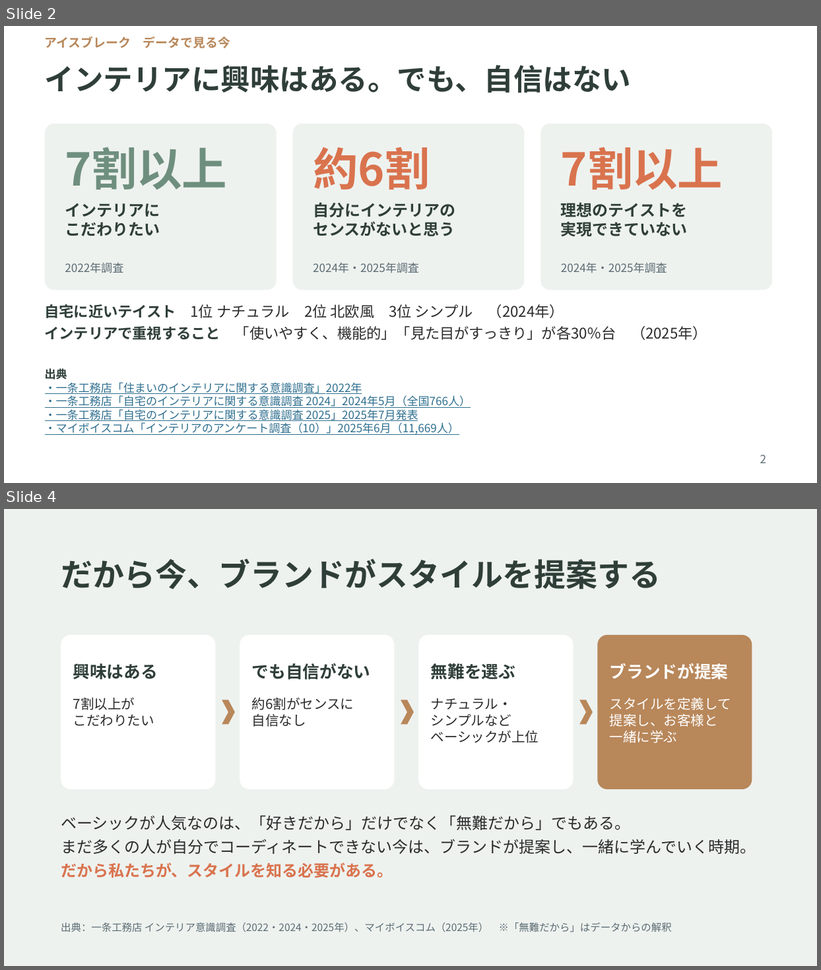
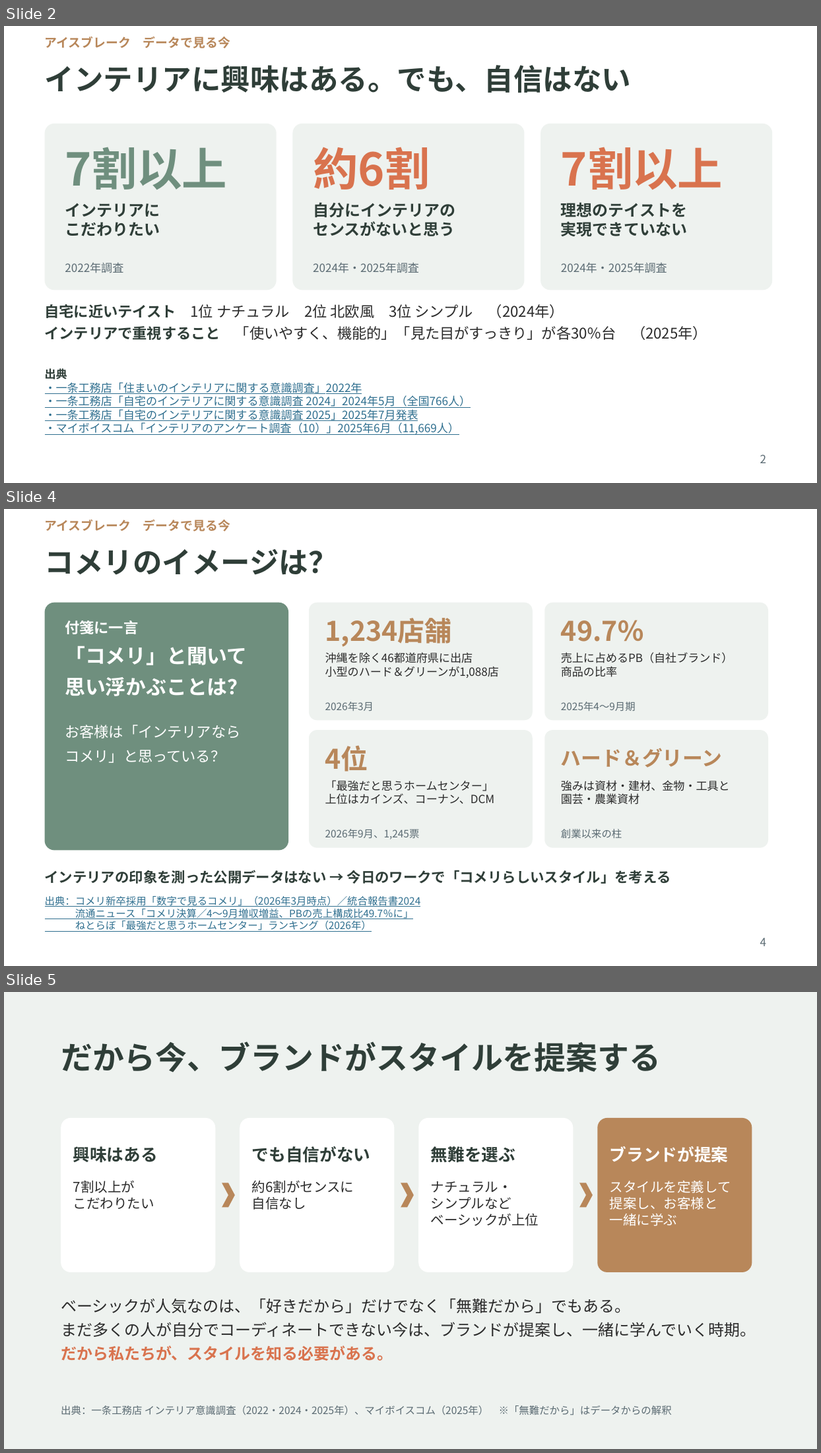
Before and after one commit to rietakenaho-creator/my-first-project_atinterior, a slide deck: workshop1_interior_style.pptx. Shown one above the other, each under a label of ours: slides 2 and 4 before the commit, slides 2, 4 and 5 after it; the slides between them are not shown. The pictures are 821x970 and 821x1453 pixels, drawn with LibreOffice and Linux fonts; fonts in the diff are those of the drawing. Boxes give left, top, right and bottom in pixels: in the first picture for what was removed or moved away, otherwise in the second. Text is boxed around its words. In the diff, an @@ line names an element or a change of style, - is before the commit and + after.

```diff
--- a/workshop1_interior_style.pptx
+++ b/workshop1_interior_style.pptx
@@ slide 4 added at bbox=[4, 509, 817, 966], background #FFFFFF @@
@@ text added at bbox=[45, 520, 230, 531], 11 pt, text #B8875A, bold @@
+アイスブレーク データで見る今
@@ title added at bbox=[45, 549, 338, 575], 26 pt, text #2F3E38, bold @@
+コメリのイメージは？
@@ rounded rectangle added at bbox=[45, 603, 288, 850], fill #6F8F7E @@
@@ rounded rectangle added at bbox=[309, 603, 533, 720], fill #EEF2EF @@
@@ rounded rectangle added at bbox=[545, 603, 768, 720], fill #EEF2EF @@
@@ text added at bbox=[65, 621, 248, 763], 13 pt, text #FFFFFF, bold @@
+付箋に一言
+「コメリ」と聞いて
+思い浮かぶことは？
+お客様は「インテリアなら
+コメリ」と思っている？
@@ text added at bbox=[325, 618, 452, 647], 24 pt, text #B8875A, bold @@
+1,234店舗
@@ text added at bbox=[561, 620, 645, 642], 24 pt, text #B8875A, bold @@
+49.7％
@@ text added at bbox=[325, 652, 499, 678], 10 pt, text #2B2B2B @@
+沖縄を除く46都道府県に出店
+小型のハード＆グリーンが1,088店
@@ text added at bbox=[561, 652, 733, 677], 10 pt, text #2B2B2B @@
+売上に占めるPB（自社ブランド）
+商品の比率
@@ text added at bbox=[325, 702, 374, 711], 9 pt, text #5B6B73 @@
+2026年3月
@@ text added at bbox=[561, 702, 636, 711], 9 pt, text #5B6B73 @@
+2025年4〜9月期
@@ rounded rectangle added at bbox=[309, 730, 533, 848], fill #EEF2EF @@
@@ text added at bbox=[325, 746, 368, 772], 24 pt, text #B8875A, bold @@
+4位
@@ rounded rectangle added at bbox=[545, 730, 768, 848], fill #EEF2EF @@
@@ text added at bbox=[561, 748, 723, 768], 18 pt, text #B8875A, bold @@
+ハード＆グリーン
@@ text added at bbox=[325, 780, 495, 805], 10 pt, text #2B2B2B @@
+「最強だと思うホームセンター」
+上位はカインズ、コーナン、DCM
@@ text added at bbox=[561, 780, 730, 805], 10 pt, text #2B2B2B @@
+強みは資材・建材、金物・工具と
+園芸・農業資材
@@ text added at bbox=[325, 829, 420, 840], 9 pt, text #5B6B73 @@
+2026年9月、1,245票
@@ text added at bbox=[561, 829, 622, 838], 9 pt, text #5B6B73 @@
+創業以来の柱
@@ text added at bbox=[45, 870, 671, 884], 12.5 pt, text #2F3E38, bold @@
+インテリアの印象を測った公開データはない → 今日のワークで「コメリらしいスタイル」を考える
@@ text added at bbox=[45, 896, 421, 932], 9 pt, text #2F6F8F, underline @@
+出典：コメリ新卒採用「数字で見るコメリ」（2026年3月時点）／統合報告書2024
+流通ニュース「コメリ決算／4～9月増収増益、PBの売上構成比49.7％に」
+ねとらぼ「最強だと思うホームセンター」ランキング（2026年）
@@ page number added at bbox=[760, 938, 767, 947], 10 pt, text #5B6B73 @@
+4
@@ what was slide 4 is now slide 5 @@
```
